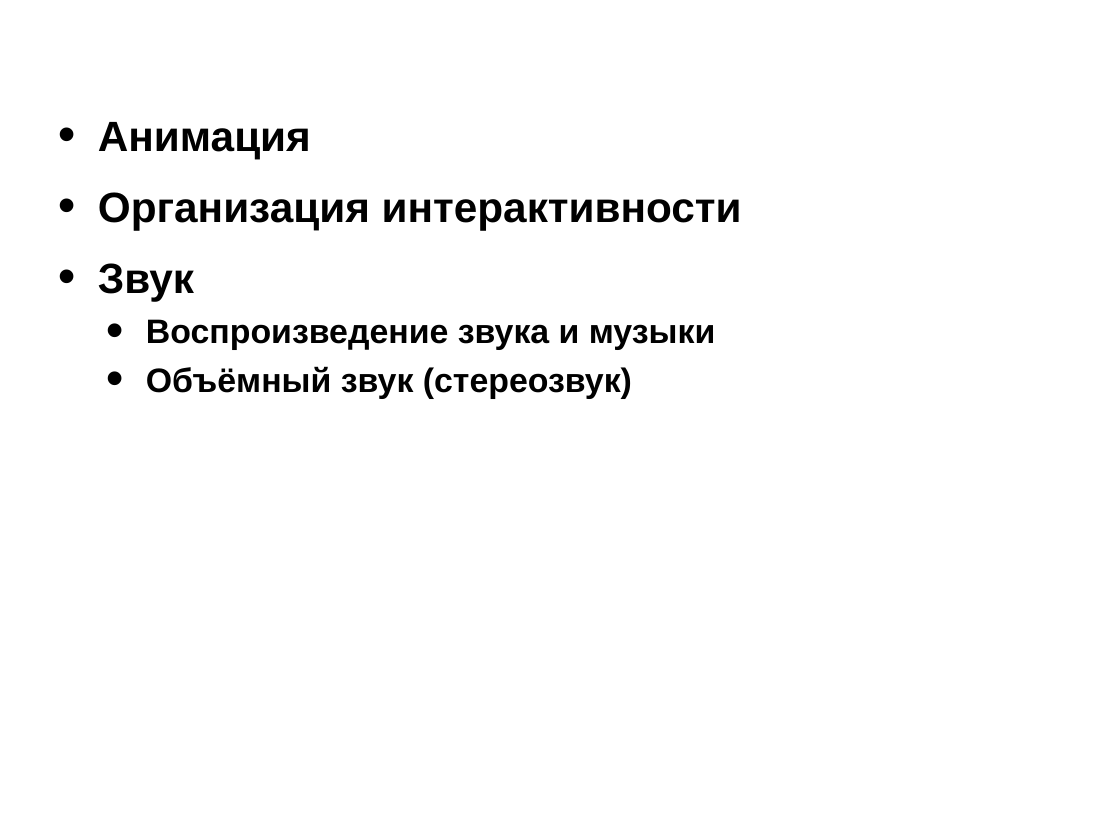
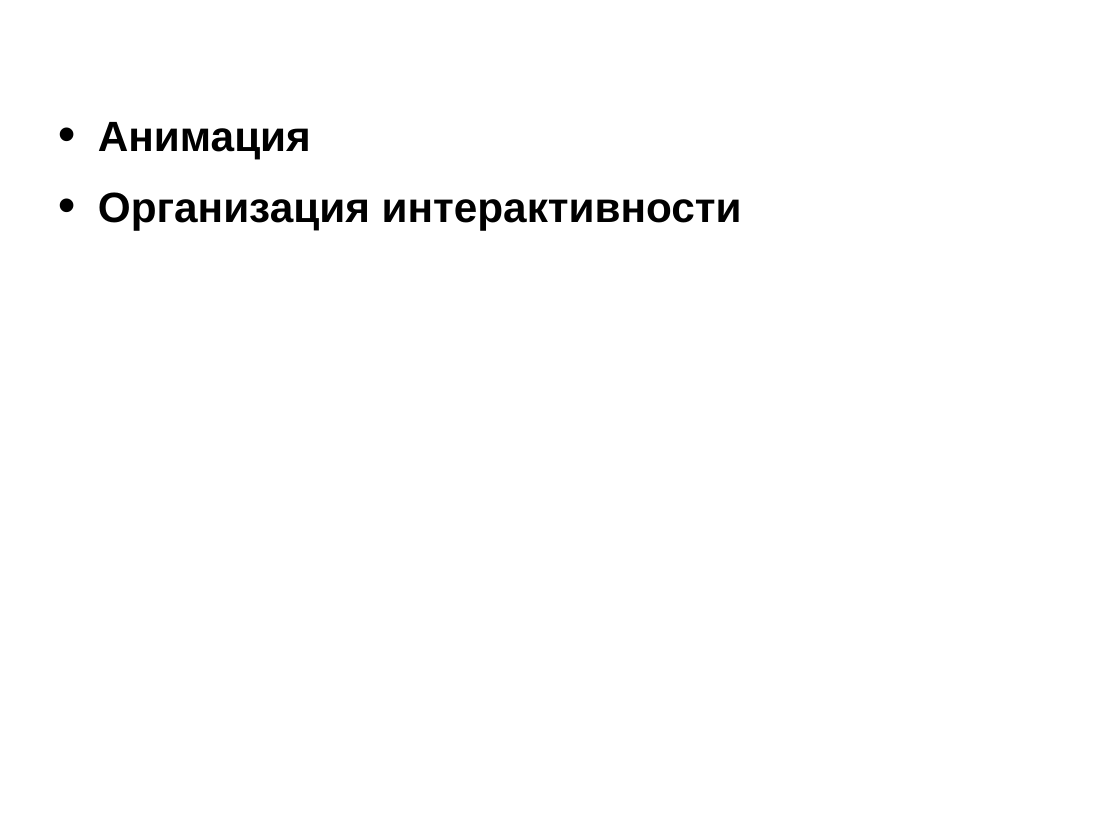
Before and after one commit to icosaeder/mmtech-lect, a slide deck: slide 4 of Лекции/Резюме по курсу/Резюме по курсу.odp. Drawn at 1120x840 pixels with LibreOffice and Linux fonts; fonts in the diff are those of the drawing; background and template pictures are left out. Boxes give left, top, right and bottom in pixels: in the first picture for what was removed or moved away, otherwise in the second. Text is boxed around its words. In the diff, an @@ line names an element or a change of style, - is before the commit and + after.

```diff
--- a/Лекции/Резюме по курсу/Резюме по курсу.odp
+++ b/Лекции/Резюме по курсу/Резюме по курсу.odp
@@ text at box(98, 263, 715, 398): paragraphs removed @@
-• Звук
-    • Воспроизведение звука и музыки
-    • Объёмный звук (стереозвук)
```
Also in this commit, not shown: 2 other slides changed, 1 other file.
